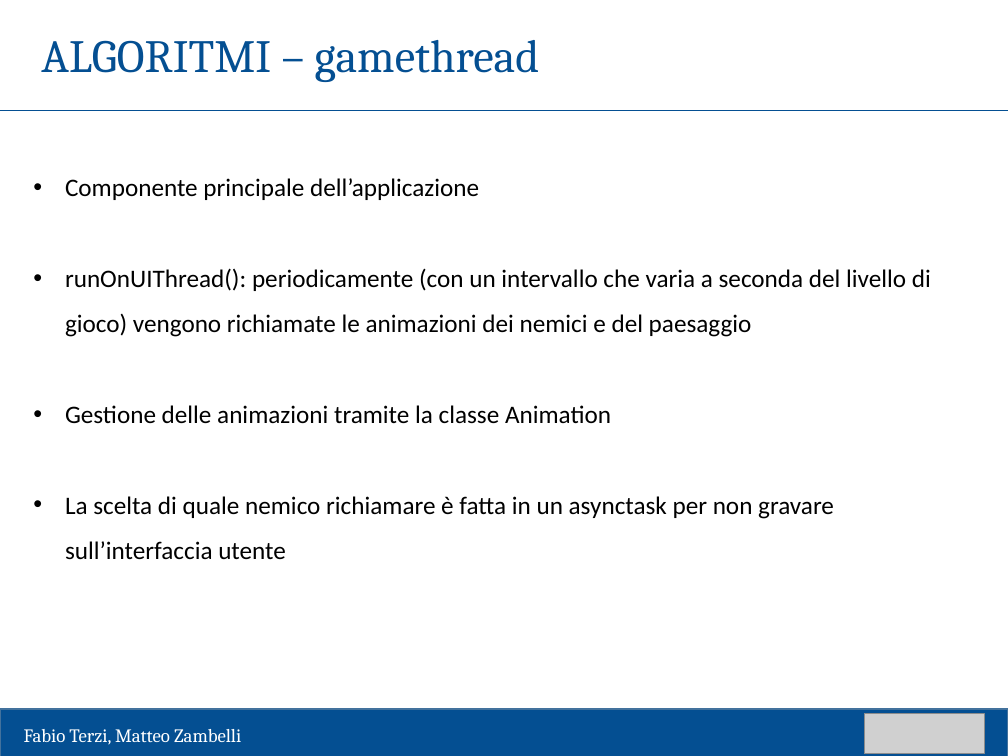
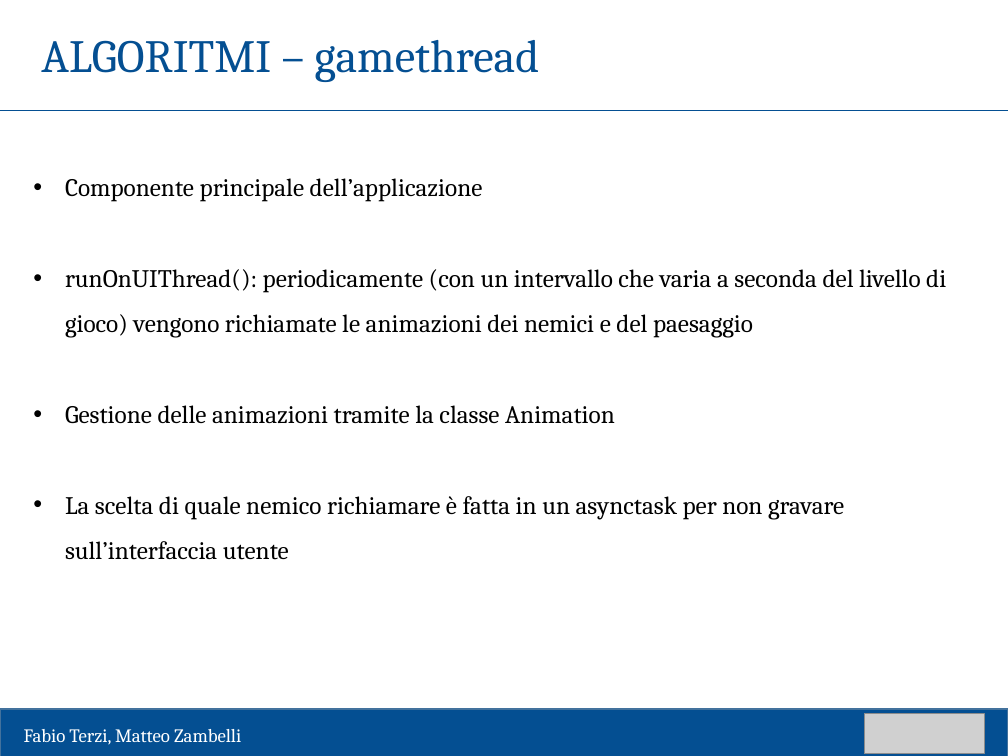
Before and after one commit to matteozambelli/CardboardApp, a slide deck: slide 14 of tesi/presentazione/template laurea-43.pptx. Drawn at 1008x756 pixels with LibreOffice and Linux fonts; fonts in the diff are those of the drawing; grey boxes stand for pictures. Boxes give left, top, right and bottom in pixels: in the first picture for what was removed or moved away, otherwise in the second. Text is boxed around its words. In the diff, an @@ line names an element or a change of style, - is before the commit and + after.

```diff
--- a/tesi/presentazione/template laurea-43.pptx
+++ b/tesi/presentazione/template laurea-43.pptx
@@ text "Componente principale dell’applicazione" at [65,178,946,560]: font Calibri to Cambria @@
```
Also in this commit, not shown: 1 other slide changed, 3 slides added.
